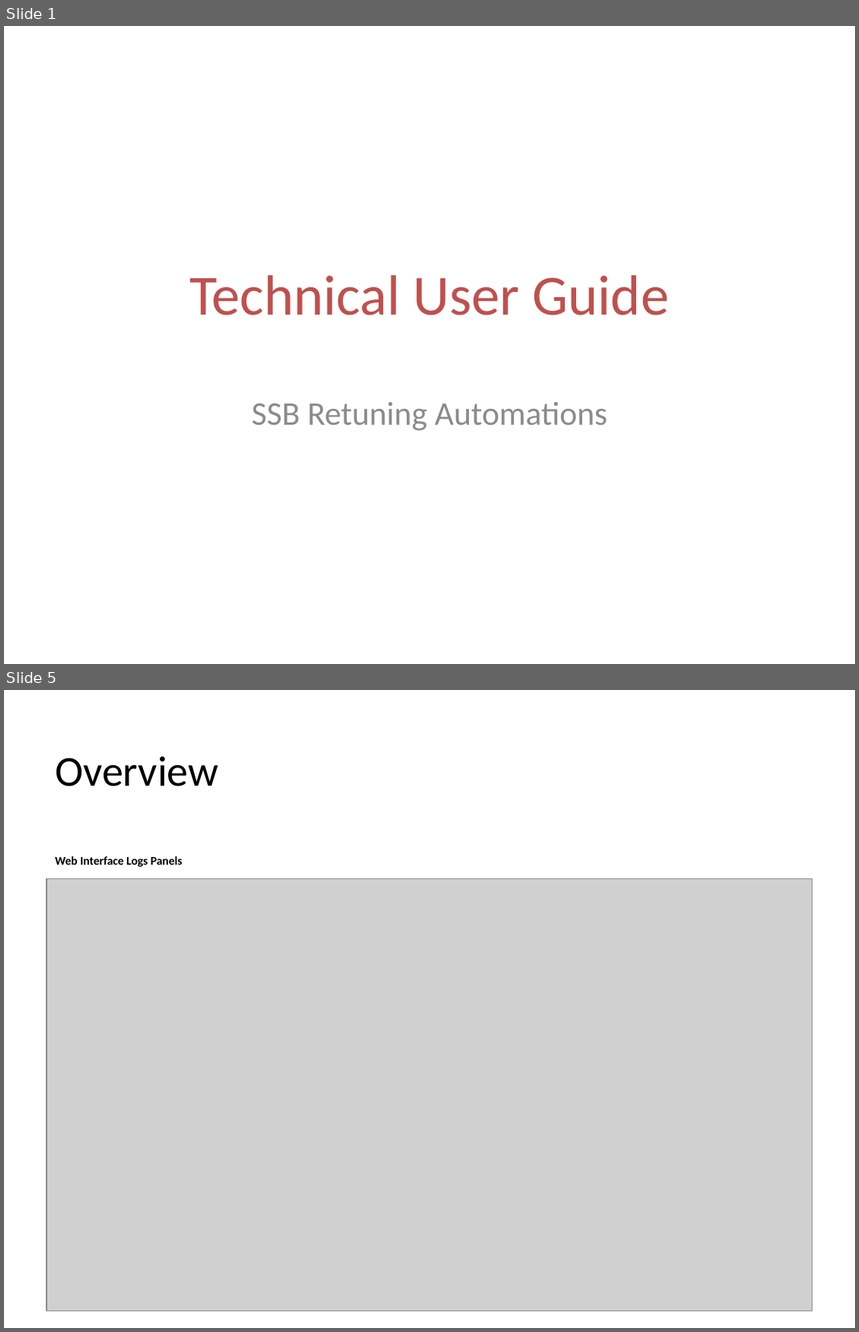
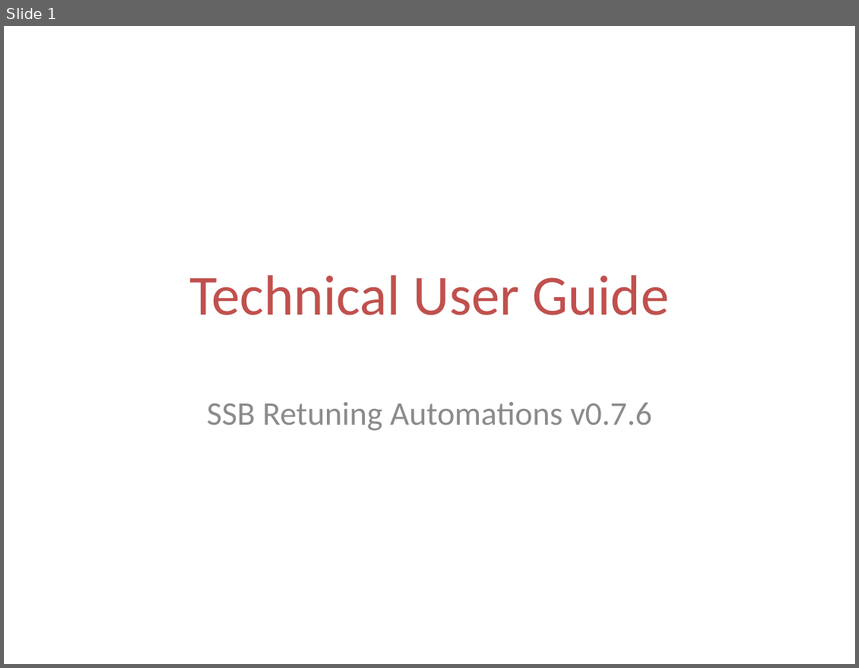
Before and after one commit to jaimetur/SSB_RetuningAutomations, a slide deck: help/User-Guide-SSB-Retuning-Automations-v0.7.6.pptx. Shown one above the other, each under a label of ours: slides 1 and 5 before the commit, slide 1 after it; the slides between them are not shown. The pictures are 859x1332 and 859x668 pixels, drawn with LibreOffice and Linux fonts; fonts in the diff are those of the drawing; grey boxes stand for pictures; background and template pictures are left out. Boxes give left, top, right and bottom in pixels: in the first picture for what was removed or moved away, otherwise in the second. Text is boxed around its words. In the diff, an @@ line names an element or a change of style, - is before the commit and + after.

Commit message:
- Enhanced the script to generate user guide from Markdown files to support images and links. - Updated Documentation to include `SSB Retuning Automations - Interfaces` section into the User Guide. - Adjusted PPT image layouts and placeholders by section.

```diff
--- a/help/User-Guide-SSB-Retuning-Automations-v0.7.6.pptx
+++ b/help/User-Guide-SSB-Retuning-Automations-v0.7.6.pptx
@@ slide 5 removed at (4, 690, 855, 1328), background #FFFFFF @@
@@ title removed at (55, 756, 218, 787) @@
-Overview
@@ text removed at (55, 856, 183, 867) @@
-Web Interface Logs Panels
@@ picture removed at (47, 879, 813, 1312) @@
@@ slide 1 changed as well @@
@@ subtitle at (207, 402, 652, 431): text changed @@
-SSB Retuning Automations
+SSB Retuning Automations v0.7.6
```
Also in this commit, not shown: 54 other slides changed, 7 slides added, 5 other slides removed, 7 other files.
